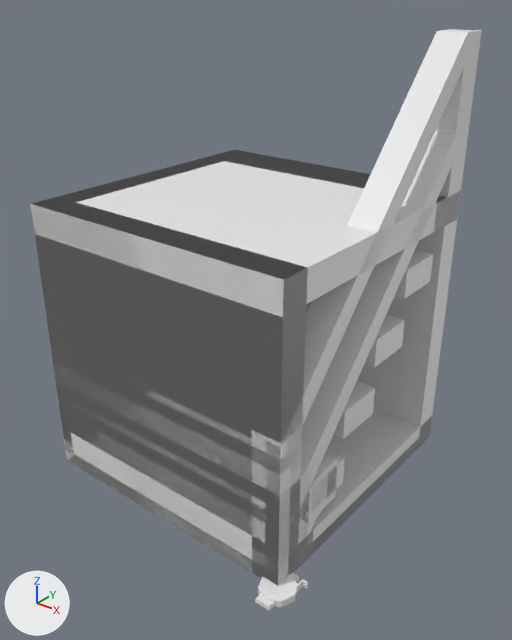
An edit to the Blender file BlenderAssets/BuildingParts.blend, drawn before and after from the same camera.
Before and after are seen from a camera (50 mm lens) standing at (1.85, -2.53, 3.3) and looking at (-0.84, 0.84, 1.22). The lights are fixed; the arrows at lower left show +X, +Y and +Z.

The scene before the commit, as lines of its bpy script (objects in view):
```python
ob_fdoorshuttermid = bpy.data.objects.new('FDoorShutterMid', me_cube_014)
ob_fdoorshuttermid.location = (0.0, 0.0, 0.0)
ob_sm_bcatfloor_01 = bpy.data.objects.new('SM_BCatFloor_01', me_cube_002)
ob_sm_bcatfloor_01.location = (0.0, 0.0, 0.0)
ob_sm_bcatrail0_01 = bpy.data.objects.new('SM_BCatRail0_01', me_cube_005)
ob_sm_bcatrail0_01.location = (0.0, 0.0, 0.0)
ob_sm_bcatrail180_01 = bpy.data.objects.new('SM_BCatRail180_01', me_cube_010)
ob_sm_bcatrail180_01.location = (0.0, 0.0, 0.0)
ob_sm_bcatrail90_01 = bpy.data.objects.new('SM_BCatRail90_01', me_cube_008)
ob_sm_bcatrail90_01.location = (0.0, 0.0, 0.0)
ob_sm_bcatrailpillar = bpy.data.objects.new('SM_BCatRailPillar', me_cube_018)
ob_sm_bcatrailpillar.location = (0.0, 0.0, 0.0)
ob_sm_bcatstairs = bpy.data.objects.new('SM_BCatStairs', me_cube)
ob_sm_bcatstairs.location = (0.0, 0.0, 0.0)
ob_sm_bcatstairsrail = bpy.data.objects.new('SM_BCatStairsRail', me_cube_021)
ob_sm_bcatstairsrail.location = (0.0, 0.0, 0.0)
ob_sm_bsolwall0_01 = bpy.data.objects.new('SM_BSolWall0_01', me_cube_004)
ob_sm_bsolwall0_01.location = (0.0, 0.0, 0.0)
# also in view: 'SM_BSolWall90_01' at (-1.0, 1.0, 1.0); 'FDoorShutterBottom' at (-1.0, 0.1, 0.43); 'SM_BSolWall1_01' at (-0.1, 0.1, 1.0); 'FDoorShutterRail1' at (-0.05, 0.15, 0.35); 'FDoorShutterRail1.001' at (-0.05, 0.3, 0.3)
```
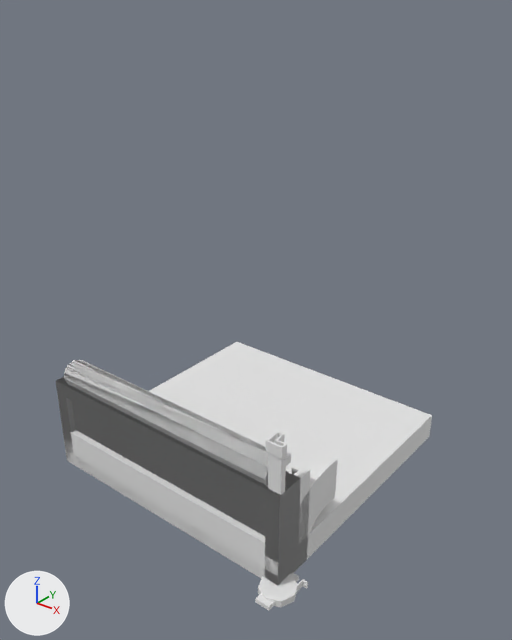
Edits to the bpy script that builds the scene:
```text
Add img_metalclean_metalness_jpg:
    img_metalclean_metalness_jpg = load_image('MetalClean_Metalness.jpg', '../Content/Assets/Materials/MetalClean_Metalness.jpg', 1024, 1024, 'Non-Color')
Add img_metalclean_roughness_jpg:
    img_metalclean_roughness_jpg = load_image('MetalClean_Roughness.jpg', '../Content/Assets/Materials/MetalClean_Roughness.jpg', 1024, 1024, 'Non-Color')
Add img_metalclean_color_jpg:
    img_metalclean_color_jpg = load_image('MetalClean_Color.jpg', '../Content/Assets/Materials/MetalClean_Color.jpg', 1024, 1024, 'sRGB')
Add mat_metal_clean:
    mat_metal_clean = bpy.data.materials.new('Metal Clean')
    # uses the picture img_metalclean_color_jpg
    # uses the picture img_metalclean_metalness_jpg
    # uses the picture img_metalclean_roughness_jpg
Change me_cube_005:
    where me_cube_005.from_pydata(...)  # 32 vertices, 24 faces; spans x -2.0..0.0, y 0.0..0.1, z 0.0..0.95
    add me_cube_005.materials.append(mat_metal_clean)
Change me_cube_008:
    where me_cube_008.from_pydata(...)  # 56 vertices, 46 faces; spans x -2.0..0.0, y 0.0..2.0, z 0.0..0.95
    add me_cube_008.materials.append(mat_metal_clean)
Change me_cube_018:
    where me_cube_018.from_pydata(...)  # 8 vertices, 6 faces; spans x -0.1..0.0, y 0.0..0.1, z 0.0..0.95
    add me_cube_018.materials.append(mat_metal_clean)
Change me_cube:
    where me_cube.from_pydata(...)  # 64 vertices, 48 faces; spans x -2.0..0.0, y 0.0..2.0, z 0.0..2.0
    add me_cube.materials.append(mat_metal_clean)
Change me_cube_021:
    where me_cube_021.from_pydata(...)  # 46 vertices, 47 faces; spans x -0.2..0.0, y 0.0..2.0, z 0.0..3.0
    add me_cube_021.materials.append(mat_metal_clean)
Change ob_sm_bcatfloor_01:
    add ob_sm_bcatfloor_01.hide_set(True)
Change ob_sm_bcatrail0_01:
    add ob_sm_bcatrail0_01.hide_set(True)
Change ob_sm_bcatrail180_01:
    add ob_sm_bcatrail180_01.hide_set(True)
Change ob_sm_bsolwall0_01:
    add ob_sm_bsolwall0_01.hide_set(True)
Change ob_sm_bsolwall90_01:
    add ob_sm_bsolwall90_01.hide_set(True)
Change ob_sm_bsolwall180_01:
    add ob_sm_bsolwall180_01.hide_set(True)
Change ob_sm_bsolceil_01:
    add ob_sm_bsolceil_01.hide_set(True)
Change ob_sm_bsolwall1_01:
    add ob_sm_bsolwall1_01.hide_set(True)
Change ob_sm_bcatrailpillar:
    add ob_sm_bcatrailpillar.hide_set(True)
Change ob_sm_bcatstairs:
    add ob_sm_bcatstairs.hide_set(True)
Change ob_sm_bcatstairsrail:
    add ob_sm_bcatstairsrail.hide_set(True)
```

Location of each change, (x1, y1, x2, y2) in pixels of the pictures (512 x 640 px):
'SM_BSolWall90_01', hidden
    before: (31, 150, 307, 584)
'SM_BSolCeil_01', hidden
    before: (31, 150, 461, 317)
'SM_BCatStairsRail', hidden
    before: (252, 29, 482, 584)
'SM_BSolWall180_01', hidden
    before: (36, 150, 460, 573)
'SM_BCatStairs', hidden
    before: (65, 150, 461, 585)
'SM_BSolWall1_01', hidden
    before: (251, 260, 308, 583)
'SM_BCatRail180_01', hidden
    before: (51, 330, 443, 529)
'SM_BCatRail90_01', no longer drawn
    before: (67, 404, 291, 530)
'SM_BCatRailPillar', hidden
    before: (265, 451, 291, 585)
'SM_BCatRail0_01', hidden
    before: (52, 350, 280, 528)
'SM_BCatFloor_01', hidden
    before: (66, 427, 431, 585)
'SM_BSolWall0_01', hidden
    before: (32, 197, 300, 443)
'SM_BSolFloor_01', unchanged, uncovered by the edit
    before: (278, 408, 432, 583)
    after: (64, 342, 432, 584)
'FDoorShutterBottom', unchanged, uncovered by the edit
    before: (56, 381, 301, 584)
    after: (56, 360, 301, 585)
